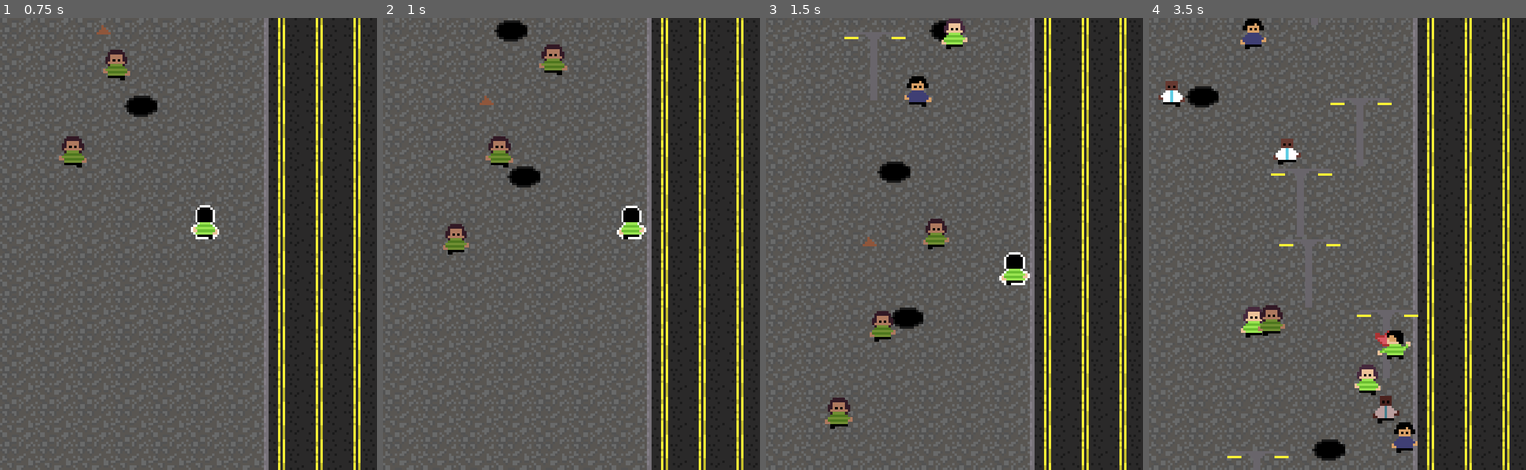
Above: before the commit, frames 1-4 (left to right).
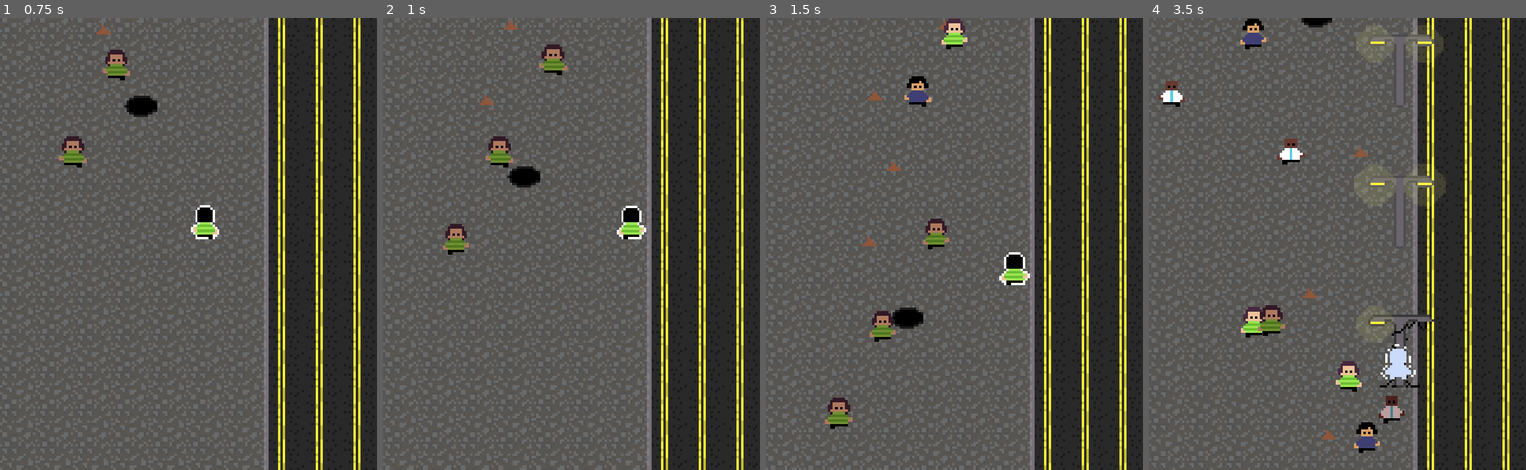
Above: after the commit, the same moments.

Repository: vitrolarium/brazilian-sidewalk
Game: Godot game, scene res://Objects/Scenes/Main.tscn
Two runs of this game, one before a commit and one after it. Both use one fixed random seed, a clock stepped at 60 frames per second and the inputs below.
Inputs:
- Up to frame 1 (0.75 s): tap Enter (reset) at 0.5 s; hold D (move_right) from 0.53 s (still down)
- Up to frame 2 (1 s): keep holding D (move_right)
- Up to frame 3 (1.5 s): release D (move_right) at 1.28 s; hold S (move_down) from 1.28 s (still down)
- Up to frame 4 (3.5 s): release S (move_down) at 2.03 s; hold D (move_right) 2.03-2.78 s; hold W (move_up) from 2.78 s (still down)

Frame 1 is identical in both runs. In frame 2, 0.3% of the frame differs, in the area x 29-39%, y 0-6%; in frame 3, 0.8%; in frame 4, 8.2%, in the area x 9-96%, y 0-100%.
Error after the commit: Invalid access to property or key 'position' on a base object of type 'null instance'. (res://Objects/WalkingPeoples/walking-people-base.gd:39)

Commit message:
added post and shock post

Diff:
--- a/Objects/Player/player.gd
+++ b/Objects/Player/player.gd
@@ -39,7 +39,7 @@
 		fall()
 	elif prop.prop_type == prop.PropType.OBSTACLE:
 		hit_the_ground()
-	elif prop.prop_type == prop.PropType.ELETRICITY:
+	elif prop.prop_type == prop.PropType.ELETRICITY or prop.prop_type == prop.PropType.SHOCK_POST:
 		shock()
 
 func _physics_process(_delta: float) -> void:
--- a/Objects/Props/Props-base.gd
+++ b/Objects/Props/Props-base.gd
@@ -6,7 +6,8 @@
 	OBSTACLE,
 	HOLE,
 	ELETRICITY,
-	POST
+	POST,
+	SHOCK_POST
 }
 
 @export var speed : int = 98
--- a/Objects/Props/poste.tscn
+++ b/Objects/Props/poste.tscn
@@ -1,12 +1,123 @@
-[gd_scene load_steps=4 format=3 uid="uid://ca5vl73rh7vfk"]
+[gd_scene load_steps=8 format=3 uid="uid://ca5vl73rh7vfk"]
 
 [ext_resource type="PackedScene" uid="uid://lo3mhvymnw4g" path="res://Objects/Props/Props-base.tscn" id="1_w6f7d"]
-[ext_resource type="Texture2D" uid="uid://vvd18d7ka0kj" path="res://Objects/Props/poste1.png" id="2_w68np"]
+[ext_resource type="Texture2D" uid="uid://8scdipph0wib" path="res://Objects/Props/poste3.png" id="2_oq1qe"]
+[ext_resource type="Texture2D" uid="uid://cap280ts32qi1" path="res://Objects/Props/light.png" id="3_lcj8w"]
 
 [sub_resource type="CircleShape2D" id="CircleShape2D_vt1fg"]
-radius = 1.5
+radius = 2.5
+
+[sub_resource type="Animation" id="Animation_k7qns"]
+resource_name = "post"
+loop_mode = 1
+tracks/0/type = "value"
+tracks/0/imported = false
+tracks/0/enabled = true
+tracks/0/path = NodePath("light:position")
+tracks/0/interp = 1
+tracks/0/loop_wrap = true
+tracks/0/keys = {
+"times": PackedFloat32Array(0, 0.6, 1),
+"transitions": PackedFloat32Array(1, 1, 1),
+"update": 0,
+"values": [Vector2(-11, -26), Vector2(-11, -26), Vector2(-11, -26)]
+}
+tracks/1/type = "value"
+tracks/1/imported = false
+tracks/1/enabled = true
+tracks/1/path = NodePath("light:scale")
+tracks/1/interp = 2
+tracks/1/loop_wrap = true
+tracks/1/keys = {
+"times": PackedFloat32Array(0, 0.5, 1),
+"transitions": PackedFloat32Array(1, 1, 1),
+"update": 0,
+"values": [Vector2(1, 1), Vector2(1.125, 1.125), Vector2(1, 1)]
+}
+tracks/2/type = "value"
+tracks/2/imported = false
+tracks/2/enabled = true
+tracks/2/path = NodePath("light2:scale")
+tracks/2/interp = 2
+tracks/2/loop_wrap = true
+tracks/2/keys = {
+"times": PackedFloat32Array(0, 0.4, 0.9),
+"transitions": PackedFloat32Array(1, 1, 1),
+"update": 0,
+"values": [Vector2(1, 1), Vector2(1.125, 1.125), Vector2(1, 1)]
+}
+tracks/3/type = "value"
+tracks/3/imported = false
+tracks/3/enabled = true
+tracks/3/path = NodePath("light2:position")
+tracks/3/interp = 1
+tracks/3/loop_wrap = true
+tracks/3/keys = {
+"times": PackedFloat32Array(0, 0.5, 1),
+"transitions": PackedFloat32Array(1, 1, 1),
+"update": 0,
+"values": [Vector2(10, -26), Vector2(10, -26), Vector2(10, -26)]
+}
+
+[sub_resource type="Animation" id="Animation_33dhn"]
+length = 0.001
+tracks/0/type = "value"
+tracks/0/imported = false
+tracks/0/enabled = true
+tracks/0/path = NodePath("light:scale")
+tracks/0/interp = 1
+tracks/0/loop_wrap = true
+tracks/0/keys = {
+"times": PackedFloat32Array(0),
+"transitions": PackedFloat32Array(1),
+"update": 0,
+"values": [Vector2(1.125, 1.125)]
+}
+tracks/1/type = "value"
+tracks/1/imported = false
+tracks/1/enabled = true
+tracks/1/path = NodePath("light:position")
+tracks/1/interp = 1
+tracks/1/loop_wrap = true
+tracks/1/keys = {
+"times": PackedFloat32Array(0),
+"transitions": PackedFloat32Array(1),
+"update": 0,
+"values": [Vector2(-11, -26)]
+}
+tracks/2/type = "value"
+tracks/2/imported = false
+tracks/2/enabled = true
+tracks/2/path = NodePath("light2:scale")
+tracks/2/interp = 1
+tracks/2/loop_wrap = true
+tracks/2/keys = {
+"times": PackedFloat32Array(0),
+"transitions": PackedFloat32Array(1),
+"update": 0,
+"values": [Vector2(1.125, 1.125)]
+}
+tracks/3/type = "value"
+tracks/3/imported = false
+tracks/3/enabled = true
+tracks/3/path = NodePath("light2:position")
+tracks/3/interp = 1
+tracks/3/loop_wrap = true
+tracks/3/keys = {
+"times": PackedFloat32Array(0),
+"transitions": PackedFloat32Array(1),
+"update": 0,
+"values": [Vector2(10, -26)]
+}
+
+[sub_resource type="AnimationLibrary" id="AnimationLibrary_jsig3"]
+_data = {
+"RESET": SubResource("Animation_33dhn"),
+"post": SubResource("Animation_k7qns")
+}
 
 [node name="Prop" instance=ExtResource("1_w6f7d")]
+prop_type = 3
 
 [node name="VisibilityNotifier" parent="." index="0"]
 position = Vector2(0, -15.5)
@@ -17,8 +128,24 @@
 shape = SubResource("CircleShape2D_vt1fg")
 
 [node name="Sprite" parent="." index="2"]
-position = Vector2(-1, -15)
-texture = ExtResource("2_w68np")
+position = Vector2(0, -15)
+texture = ExtResource("2_oq1qe")
 region_rect = Rect2(0, 8, 32, 32)
 
 [node name="AnimationPlayer" type="AnimationPlayer" parent="." index="3"]
+autoplay = "post"
+libraries = {
+"": SubResource("AnimationLibrary_jsig3")
+}
+
+[node name="light" type="Sprite2D" parent="." index="4"]
+modulate = Color(1, 1, 0.564706, 0.117647)
+position = Vector2(-11, -26)
+scale = Vector2(1.125, 1.125)
+texture = ExtResource("3_lcj8w")
+
+[node name="light2" type="Sprite2D" parent="." index="5"]
+modulate = Color(1, 1, 0.564706, 0.117647)
+position = Vector2(10, -26)
+scale = Vector2(1.125, 1.125)
+texture = ExtResource("3_lcj8w")
--- /dev/null
+++ b/Objects/Props/poste_broken.tscn
@@ -0,0 +1,206 @@
+[gd_scene load_steps=11 format=3 uid="uid://c3tb2lnewcjfs"]
+
+[ext_resource type="PackedScene" uid="uid://lo3mhvymnw4g" path="res://Objects/Props/Props-base.tscn" id="1_ndaog"]
+[ext_resource type="Texture2D" uid="uid://2a333mdxqsc0" path="res://Objects/Props/posteFio.png" id="2_hdksx"]
+[ext_resource type="Texture2D" uid="uid://cap280ts32qi1" path="res://Objects/Props/light.png" id="3_rgmc5"]
+[ext_resource type="Texture2D" uid="uid://dm0mr2ohl4def" path="res://Objects/Props/shuck1.png" id="4_7alij"]
+[ext_resource type="Texture2D" uid="uid://dg7ab11vu5ess" path="res://Objects/Props/shuck2.png" id="5_j11up"]
+[ext_resource type="Texture2D" uid="uid://dqavjmhejlcq1" path="res://Objects/Props/shuck3.png" id="6_lbwt0"]
+
+[sub_resource type="RectangleShape2D" id="RectangleShape2D_0yuaq"]
+size = Vector2(19, 5)
+
+[sub_resource type="Animation" id="Animation_tka4f"]
+length = 0.001
+tracks/0/type = "value"
+tracks/0/imported = false
+tracks/0/enabled = true
+tracks/0/path = NodePath("light:scale")
+tracks/0/interp = 1
+tracks/0/loop_wrap = true
+tracks/0/keys = {
+"times": PackedFloat32Array(0),
+"transitions": PackedFloat32Array(1),
+"update": 0,
+"values": [Vector2(1.125, 1.125)]
+}
+tracks/1/type = "value"
+tracks/1/imported = false
+tracks/1/enabled = true
+tracks/1/path = NodePath("light:visible")
+tracks/1/interp = 1
+tracks/1/loop_wrap = true
+tracks/1/keys = {
+"times": PackedFloat32Array(0),
+"transitions": PackedFloat32Array(1),
+"update": 1,
+"values": [false]
+}
+tracks/2/type = "value"
+tracks/2/imported = false
+tracks/2/enabled = true
+tracks/2/path = NodePath("shoke:texture")
+tracks/2/interp = 1
+tracks/2/loop_wrap = true
+tracks/2/keys = {
+"times": PackedFloat32Array(0),
+"transitions": PackedFloat32Array(1),
+"update": 1,
+"values": [ExtResource("5_j11up")]
+}
+tracks/3/type = "value"
+tracks/3/imported = false
+tracks/3/enabled = true
+tracks/3/path = NodePath("shoke2:texture")
+tracks/3/interp = 1
+tracks/3/loop_wrap = true
+tracks/3/keys = {
+"times": PackedFloat32Array(0),
+"transitions": PackedFloat32Array(1),
+"update": 1,
+"values": [ExtResource("5_j11up")]
+}
+tracks/4/type = "value"
+tracks/4/imported = false
+tracks/4/enabled = true
+tracks/4/path = NodePath("shoke:visible")
+tracks/4/interp = 1
+tracks/4/loop_wrap = true
+tracks/4/keys = {
+"times": PackedFloat32Array(0),
+"transitions": PackedFloat32Array(1),
+"update": 1,
+"values": [false]
+}
+tracks/5/type = "value"
+tracks/5/imported = false
+tracks/5/enabled = true
+tracks/5/path = NodePath("shoke2:visible")
+tracks/5/interp = 1
+tracks/5/loop_wrap = true
+tracks/5/keys = {
+"times": PackedFloat32Array(0),
+"transitions": PackedFloat32Array(1),
+"update": 1,
+"values": [false]
+}
+
+[sub_resource type="Animation" id="Animation_xtrxh"]
+resource_name = "post"
+loop_mode = 1
+tracks/0/type = "value"
+tracks/0/imported = false
+tracks/0/enabled = true
+tracks/0/path = NodePath("light:scale")
+tracks/0/interp = 2
+tracks/0/loop_wrap = true
+tracks/0/keys = {
+"times": PackedFloat32Array(0, 0.5),
+"transitions": PackedFloat32Array(1, 1),
+"update": 0,
+"values": [Vector2(1, 1), Vector2(1.125, 1.125)]
+}
+tracks/1/type = "value"
+tracks/1/imported = false
+tracks/1/enabled = true
+tracks/1/path = NodePath("light:visible")
+tracks/1/interp = 1
+tracks/1/loop_wrap = true
+tracks/1/keys = {
+"times": PackedFloat32Array(0, 0.1, 0.3, 0.4, 0.5, 0.6, 0.8, 0.9),
+"transitions": PackedFloat32Array(1, 1, 1, 1, 1, 1, 1, 1),
+"update": 1,
+"values": [false, true, false, true, false, true, false, true]
+}
+tracks/2/type = "value"
+tracks/2/imported = false
+tracks/2/enabled = true
+tracks/2/path = NodePath("shoke2:texture")
+tracks/2/interp = 1
+tracks/2/loop_wrap = true
+tracks/2/keys = {
+"times": PackedFloat32Array(0, 0.1, 0.2, 0.3, 0.5, 0.6, 0.7, 0.8),
+"transitions": PackedFloat32Array(1, 1, 1, 1, 1, 1, 1, 1),
+"update": 1,
+"values": [ExtResource("4_7alij"), ExtResource("5_j11up"), ExtResource("6_lbwt0"), ExtResource("4_7alij"), ExtResource("5_j11up"), ExtResource("4_7alij"), ExtResource("6_lbwt0"), ExtResource("4_7alij")]
+}
+tracks/3/type = "value"
+tracks/3/imported = false
+tracks/3/enabled = true
+tracks/3/path = NodePath("shoke:texture")
+tracks/3/interp = 1
+tracks/3/loop_wrap = true
+tracks/3/keys = {
+"times": PackedFloat32Array(0, 0.1, 0.2, 0.5, 0.6, 0.7),
+"transitions": PackedFloat32Array(1, 1, 1, 1, 1, 1),
+"update": 1,
+"values": [ExtResource("5_j11up"), ExtResource("6_lbwt0"), ExtResource("4_7alij"), ExtResource("6_lbwt0"), ExtResource("4_7alij"), ExtResource("6_lbwt0")]
+}
+tracks/4/type = "value"
+tracks/4/imported = false
+tracks/4/enabled = true
+tracks/4/path = NodePath("shoke:visible")
+tracks/4/interp = 1
+tracks/4/loop_wrap = true
+tracks/4/keys = {
+"times": PackedFloat32Array(0, 0.3, 0.5, 0.8),
+"transitions": PackedFloat32Array(1, 1, 1, 1),
+"update": 1,
+"values": [true, false, true, false]
+}
+tracks/5/type = "value"
+tracks/5/imported = false
+tracks/5/enabled = true
+tracks/5/path = NodePath("shoke2:visible")
+tracks/5/interp = 1
+tracks/5/loop_wrap = true
+tracks/5/keys = {
+"times": PackedFloat32Array(0, 0.4, 0.5, 0.9),
+"transitions": PackedFloat32Array(1, 1, 1, 1),
+"update": 1,
+"values": [true, false, true, false]
+}
+
+[sub_resource type="AnimationLibrary" id="AnimationLibrary_p16es"]
+_data = {
+"RESET": SubResource("Animation_tka4f"),
+"post": SubResource("Animation_xtrxh")
+}
+
+[node name="Prop" instance=ExtResource("1_ndaog")]
+prop_type = 4
+
+[node name="VisibilityNotifier" parent="." index="0"]
+position = Vector2(0, -18)
+scale = Vector2(1, 1.8)
+
+[node name="CollisionShape" parent="." index="1"]
+position = Vector2(-0.5, -2.5)
+shape = SubResource("RectangleShape2D_0yuaq")
+
+[node name="Sprite" parent="." index="2"]
+position = Vector2(0, -16)
+texture = ExtResource("2_hdksx")
+
+[node name="light" type="Sprite2D" parent="." index="3"]
+visible = false
+modulate = Color(1, 1, 0.564706, 0.117647)
+position = Vector2(-11, -27)
+scale = Vector2(1.125, 1.125)
+texture = ExtResource("3_rgmc5")
+
+[node name="AnimationPlayer" type="AnimationPlayer" parent="." index="4"]
+autoplay = "post"
+libraries = {
+"": SubResource("AnimationLibrary_p16es")
+}
+
+[node name="shoke2" type="Sprite2D" parent="." index="5"]
+visible = false
+position = Vector2(-8, -6)
+texture = ExtResource("5_j11up")
+
+[node name="shoke" type="Sprite2D" parent="." index="6"]
+visible = false
+position = Vector2(7, -6)
+texture = ExtResource("5_j11up")
--- a/Objects/Props/prop-spawner.gd
+++ b/Objects/Props/prop-spawner.gd
@@ -23,7 +23,12 @@
 
 func spawn_prop(new_prop : Area2D):
 	$SpawnPath/SpawnPoint.progress_ratio = randf()
-	new_prop.position = $SpawnPath/SpawnPoint.position
+
+	if new_prop.prop_type == new_prop.PropType.POST or new_prop.prop_type == new_prop.PropType.SHOCK_POST:
+		new_prop.position = $PostPosition.position
+	else:
+		new_prop.position = $SpawnPath/SpawnPoint.position
+
 	new_prop.speed = prop_speed
 	new_prop.activate()
 	add_child(new_prop)
--- a/Objects/Props/prop-spawner.tscn
+++ b/Objects/Props/prop-spawner.tscn
@@ -1,9 +1,10 @@
-[gd_scene load_steps=6 format=3 uid="uid://cyefu35yjq2b1"]
+[gd_scene load_steps=7 format=3 uid="uid://cyefu35yjq2b1"]
 
 [ext_resource type="Script" path="res://Objects/Props/prop-spawner.gd" id="1_kfd3t"]
 [ext_resource type="PackedScene" uid="uid://b0k8thgcrcrhb" path="res://Objects/Props/hole.tscn" id="2_iwx7x"]
 [ext_resource type="PackedScene" uid="uid://dsy66vpa0aw45" path="res://Objects/Props/poop.tscn" id="3_ie0dt"]
 [ext_resource type="PackedScene" uid="uid://ca5vl73rh7vfk" path="res://Objects/Props/poste.tscn" id="4_25yqf"]
+[ext_resource type="PackedScene" uid="uid://c3tb2lnewcjfs" path="res://Objects/Props/poste_broken.tscn" id="5_mmaqm"]
 
 [sub_resource type="Curve2D" id="Curve2D_2chbh"]
 _data = {
@@ -13,7 +14,7 @@
 
 [node name="PropSpawner" type="Node2D"]
 script = ExtResource("1_kfd3t")
-props = [ExtResource("2_iwx7x"), ExtResource("3_ie0dt"), ExtResource("4_25yqf")]
+props = [ExtResource("2_iwx7x"), ExtResource("3_ie0dt"), ExtResource("4_25yqf"), ExtResource("5_mmaqm")]
 
 [node name="SpawnPath" type="Path2D" parent="."]
 curve = SubResource("Curve2D_2chbh")
@@ -22,3 +23,6 @@
 position = Vector2(8, -8)
 v_offset = -8.0
 rotates = false
+
+[node name="PostPosition" type="Marker2D" parent="."]
+position = Vector2(107, 0)
Binary file added: Objects/Props/light.png
Not shown, added: Objects/Props/light.png.import
Binary file added: Objects/Props/poste3.png
Not shown, added: Objects/Props/poste3.png.import
Binary file added: Objects/Props/posteFio.png
Not shown, added: Objects/Props/posteFio.png.import
